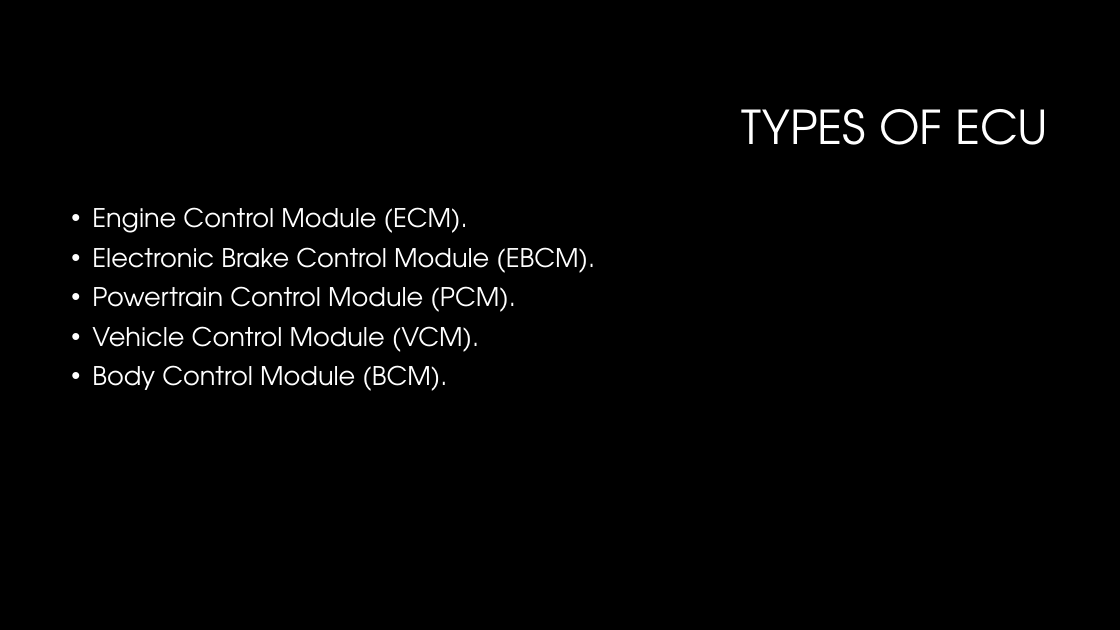
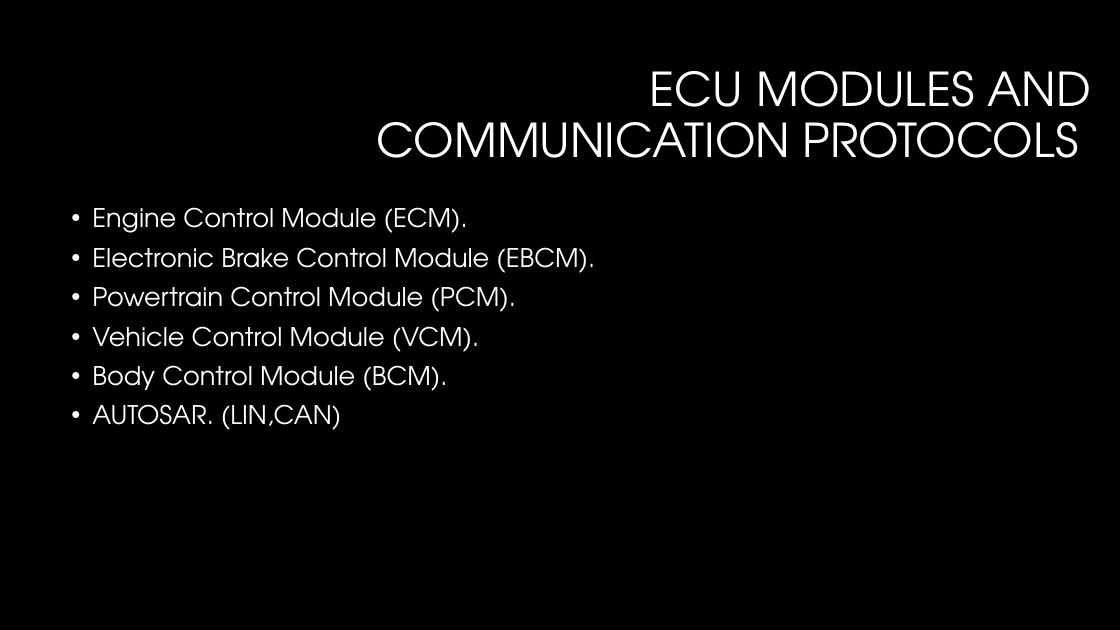
Before and after one commit to M-Yehia/EngineControlUnit-ECU-, a slide deck: slide 3 of Briefing ECU.pptx. Drawn at 1120x630 pixels with LibreOffice and Linux fonts; fonts in the diff are those of the drawing; background and template pictures are left out. Boxes give left, top, right and bottom in pixels: in the first picture for what was removed or moved away, otherwise in the second. Text is boxed around its words. In the diff, an @@ line names an element or a change of style, - is before the commit and + after.

```diff
--- a/Briefing ECU.pptx
+++ b/Briefing ECU.pptx
@@ title at (x1=377, y1=71, x2=1091, y2=158): text changed @@
-TYPES OF ECU
+ECU MODULES AND COMMUNICATION PROTOCOLS
@@ text at (x1=92, y1=404, x2=341, y2=430): paragraph added @@
+• AUTOSAR. (LIN,CAN)
```
Also in this commit, not shown: 2 other slides changed, 1 slide removed.
